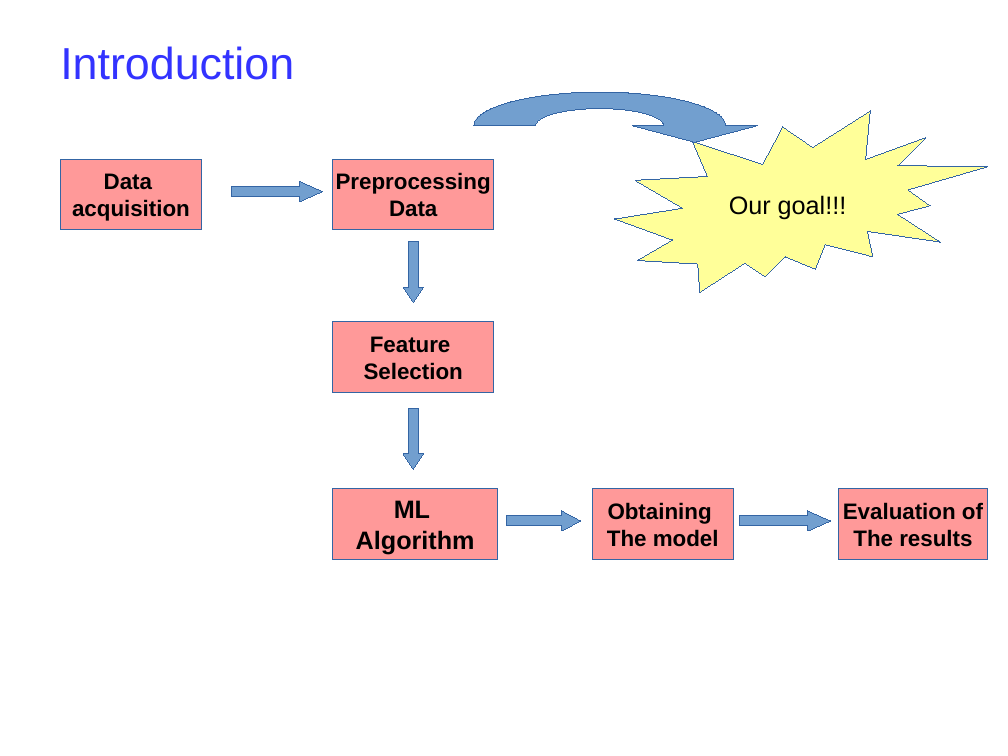
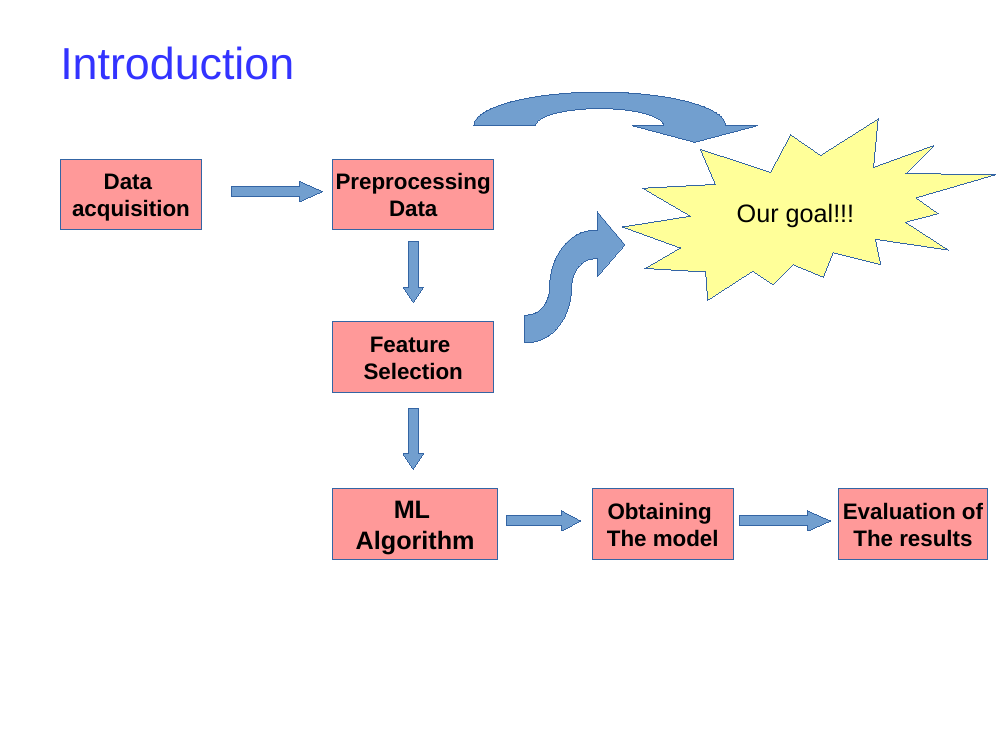
Before and after one commit to ceelch/Introduction_ML_2018_BCAM, a slide deck: slide 7 of Preprocessing_2019/Slides/Preprocessing-2019.odp. Drawn at 1008x756 pixels with LibreOffice and Linux fonts; fonts in the diff are those of the drawing; background and template pictures are left out. Boxes give left, top, right and bottom in pixels: in the first picture for what was removed or moved away, otherwise in the second. Text is boxed around its words. In the diff, an @@ line names an element or a change of style, - is before the commit and + after.

```diff
--- a/Preprocessing_2019/Slides/Preprocessing-2019.odp
+++ b/Preprocessing_2019/Slides/Preprocessing-2019.odp
@@ irregular seal "Our goal!!!": place and size @@
-irregular seal "Our goal!!!" at <box>615,111,988,292</box>
+irregular seal "Our goal!!!" at <box>623,119,996,300</box>
@@ freeform shape added at <box>524,212,625,343</box>, fill #729FCF, outline #3465A4 0 pt @@
```
Also in this commit, not shown: 23 other slides changed, 3 other files.
